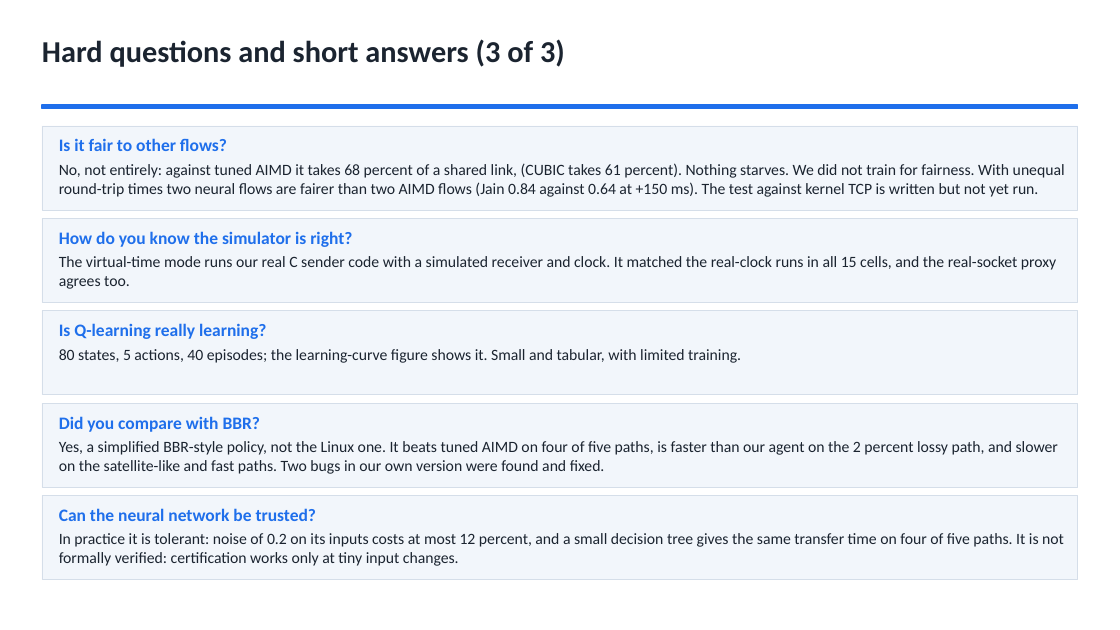
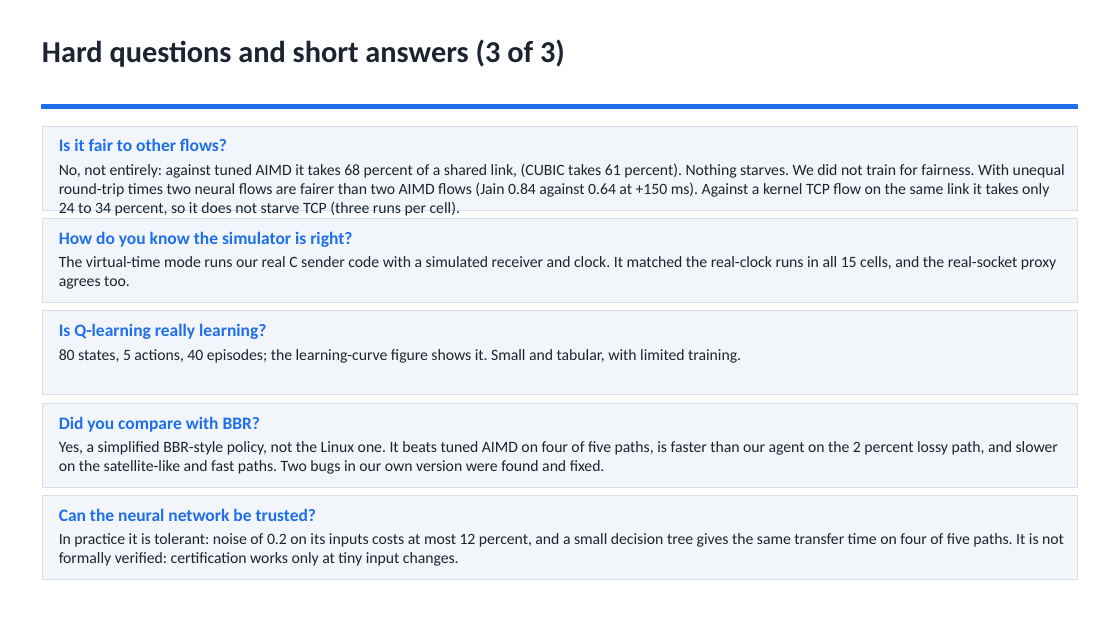
Before and after one commit to Capsturrrr/REPLIC, a slide deck: slide 42 of docs/RUDP_Host_Guide.pptx. Drawn at 1120x630 pixels with LibreOffice and Linux fonts; fonts in the diff are those of the drawing. Boxes give left, top, right and bottom in pixels: in the first picture for what was removed or moved away, otherwise in the second. Text is boxed around its words. In the diff, an @@ line names an element or a change of style, - is before the commit and + after.

```diff
--- a/docs/RUDP_Host_Guide.pptx
+++ b/docs/RUDP_Host_Guide.pptx
@@ text at (x1=59, y1=163, x2=1065, y2=216): text changed @@
-No, not entirely: against tuned AIMD it takes 68 percent of a shared link, (CUBIC takes 61 percent). Nothing starves. We did not train for fairness. With unequal round-trip times two neural flows are fairer than two AIMD flows (Jain 0.84 against 0.64 at +150 ms). The test against kernel TCP is written but not yet run.
+No, not entirely: against tuned AIMD it takes 68 percent of a shared link, (CUBIC takes 61 percent). Nothing starves. We did not train for fairness. With unequal round-trip times two neural flows are fairer than two AIMD flows (Jain 0.84 against 0.64 at +150 ms). Against a kernel TCP flow on the same link it takes only 24 to 34 percent, so it does not starve TCP (three runs per cell).
```
Also in this commit, not shown: 3 other slides changed, 10 other files.
